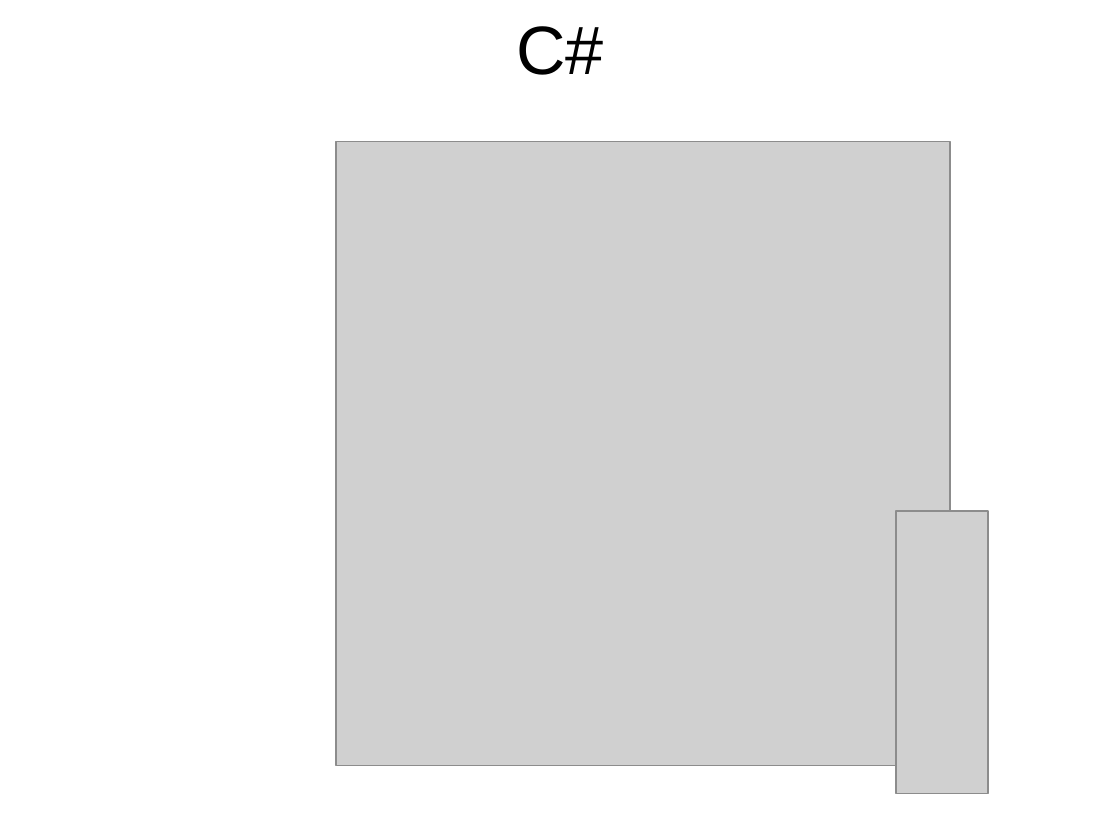
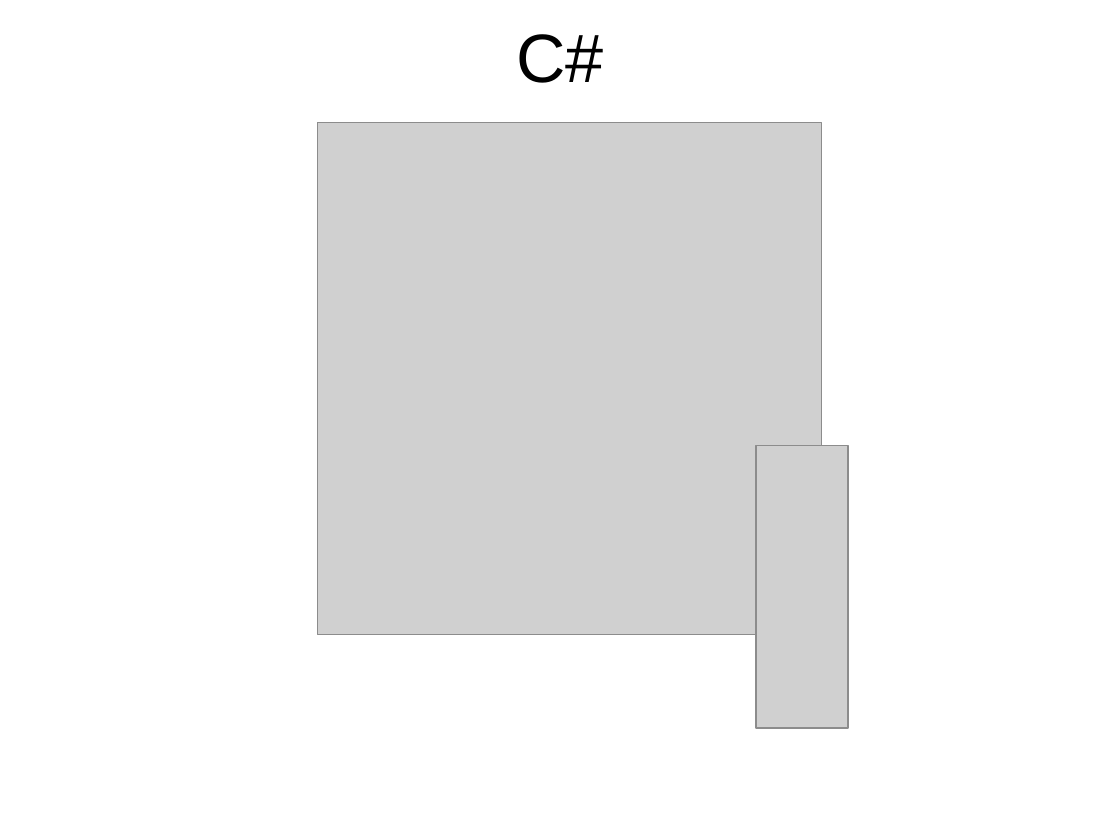
Before and after one commit to msuarz/portfolio, a slide deck: slide 20 of agile2011/presentation.pptx. Drawn at 1120x840 pixels with LibreOffice and Linux fonts; fonts in the diff are those of the drawing; grey boxes stand for pictures; background and template pictures are left out. Boxes give left, top, right and bottom in pixels: in the first picture for what was removed or moved away, otherwise in the second. Text is boxed around its words. In the diff, an @@ line names an element or a change of style, - is before the commit and + after.

```diff
--- a/agile2011/presentation.pptx
+++ b/agile2011/presentation.pptx
@@ title "C#": place and size @@
-title "C#" at box(516, 26, 603, 75)
+title "C#" at box(516, 34, 603, 83)
@@ title "C#" at box(516, 34, 603, 83): letter outline none to #000000 0 pt @@
@@ picture: place and size @@
-picture at box(336, 141, 950, 765)
+picture at box(317, 123, 821, 635)
@@ picture: place and size @@
-picture at box(896, 511, 988, 793)
+picture at box(756, 446, 848, 728)
```
Also in this commit, not shown: 22 other slides changed.
